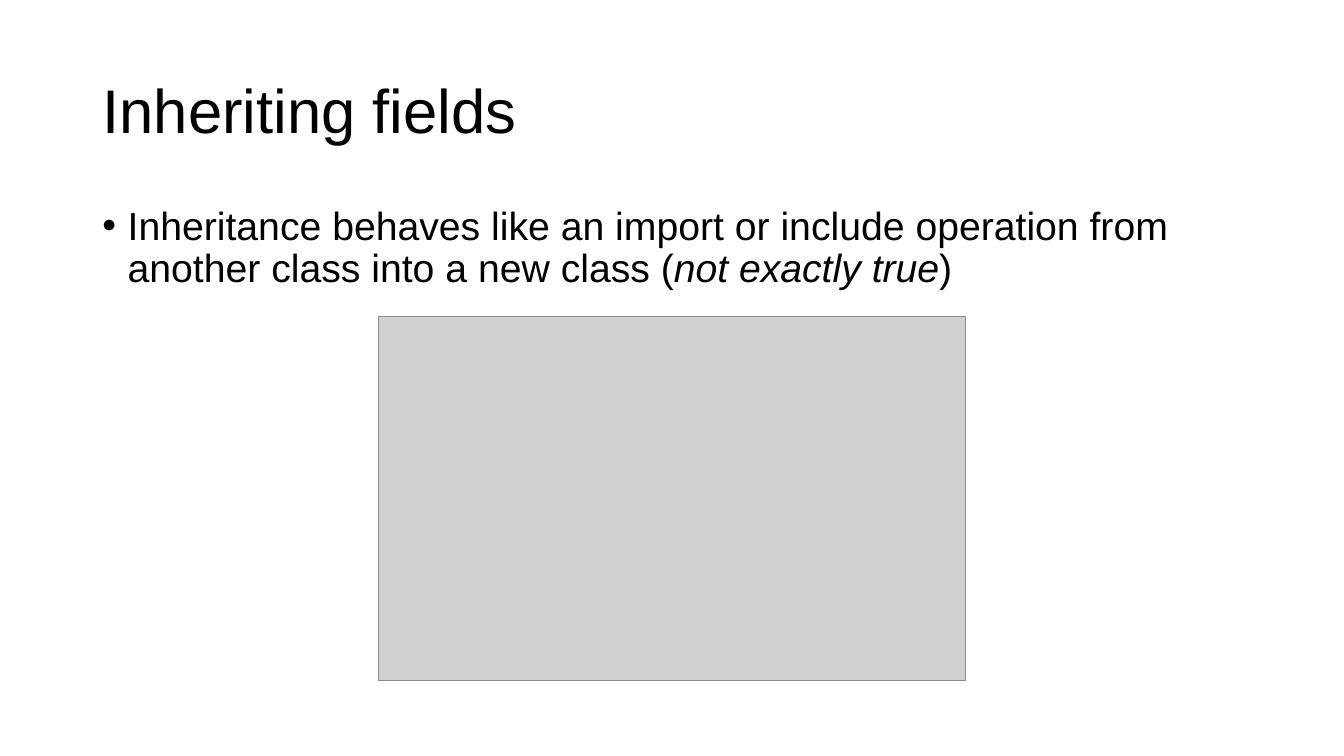
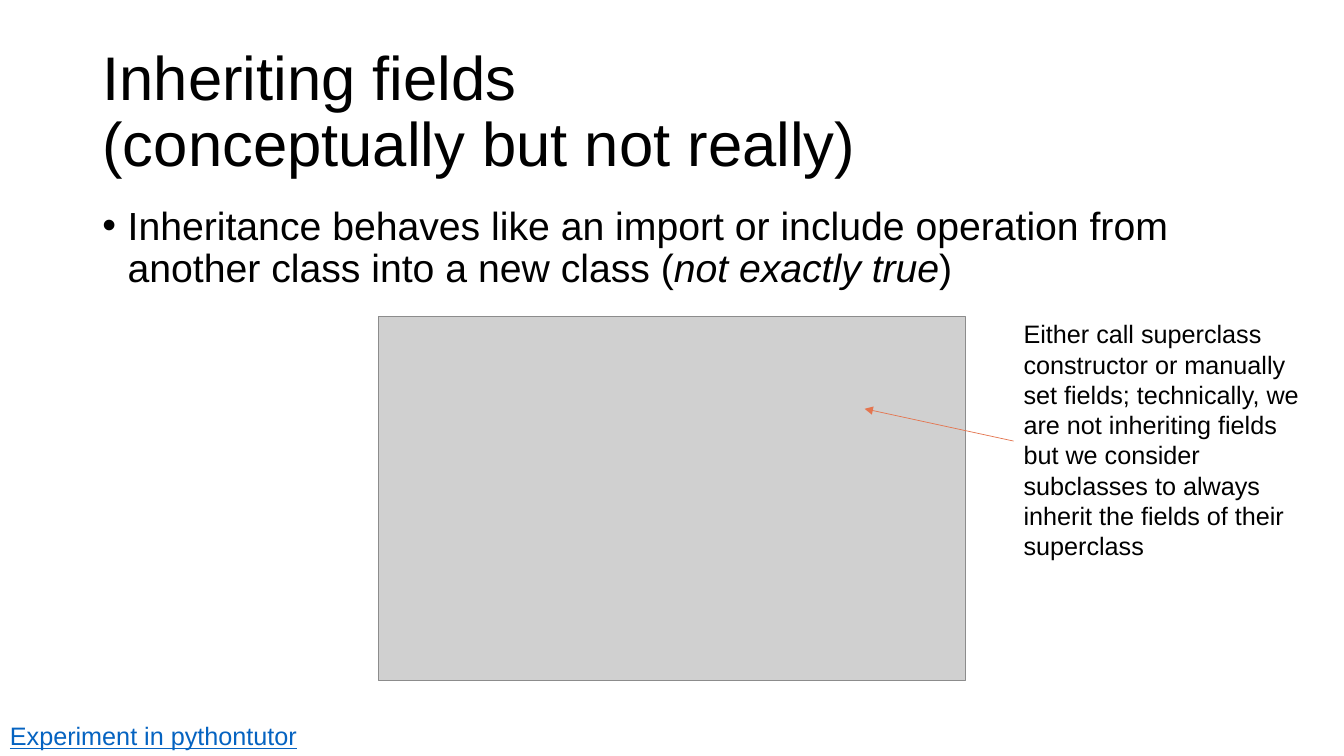
Before and after one commit to parrt/msds501, a slide deck: slide 17 of slides/OO.pptx. Drawn at 1344x756 pixels with LibreOffice and Linux fonts; fonts in the diff are those of the drawing; grey boxes stand for pictures; background and template pictures are left out. Boxes give left, top, right and bottom in pixels: in the first picture for what was removed or moved away, otherwise in the second. Text is boxed around its words. In the diff, an @@ line names an element or a change of style, - is before the commit and + after.

```diff
--- a/slides/OO.pptx
+++ b/slides/OO.pptx
@@ title at box(102, 55, 856, 178): text changed @@
-Inheriting fields
+Inheriting fields
+(conceptually but not really)
@@ text added at box(1024, 324, 1299, 561), 18 pt, text #000000 @@
+Either call superclass constructor or manually set fields; technically, we are not inheriting fields but we consider subclasses to always inherit the fields of their superclass
@@ arrow added from (1014, 442) to (865, 409), #E4754F 0.5 pt @@
@@ text added at box(10, 726, 297, 751), 18 pt, text #0563C1, underline @@
+Experiment in pythontutor
```
Also in this commit, not shown: 11 other slides changed, 5 other files.
